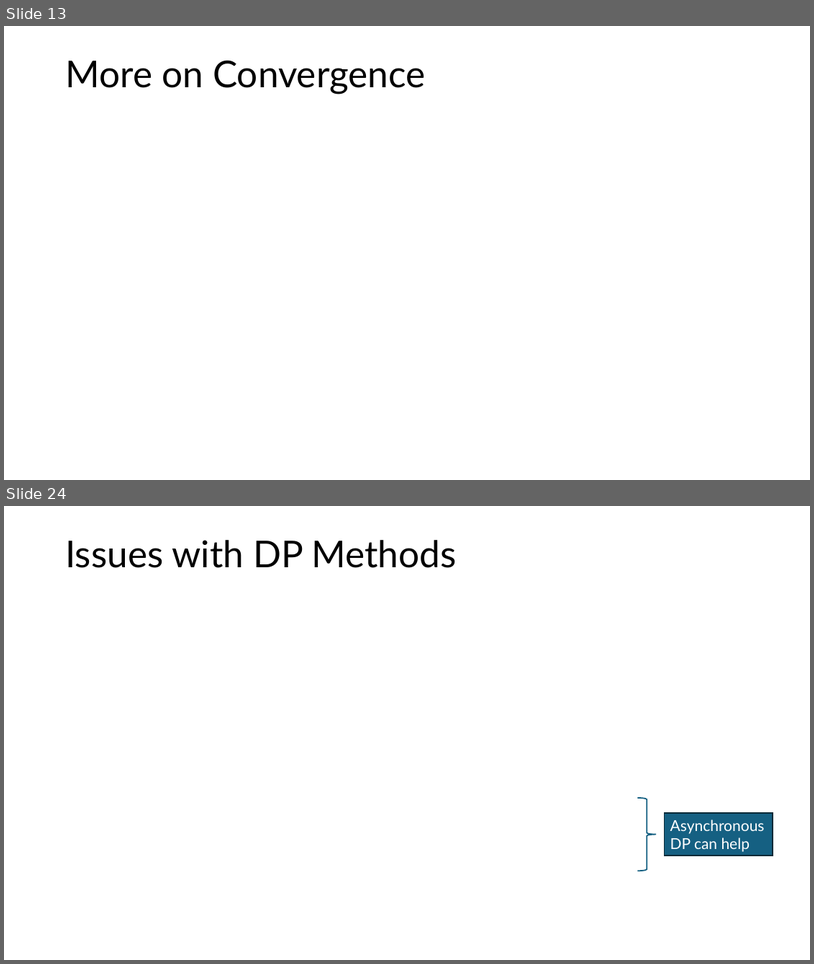
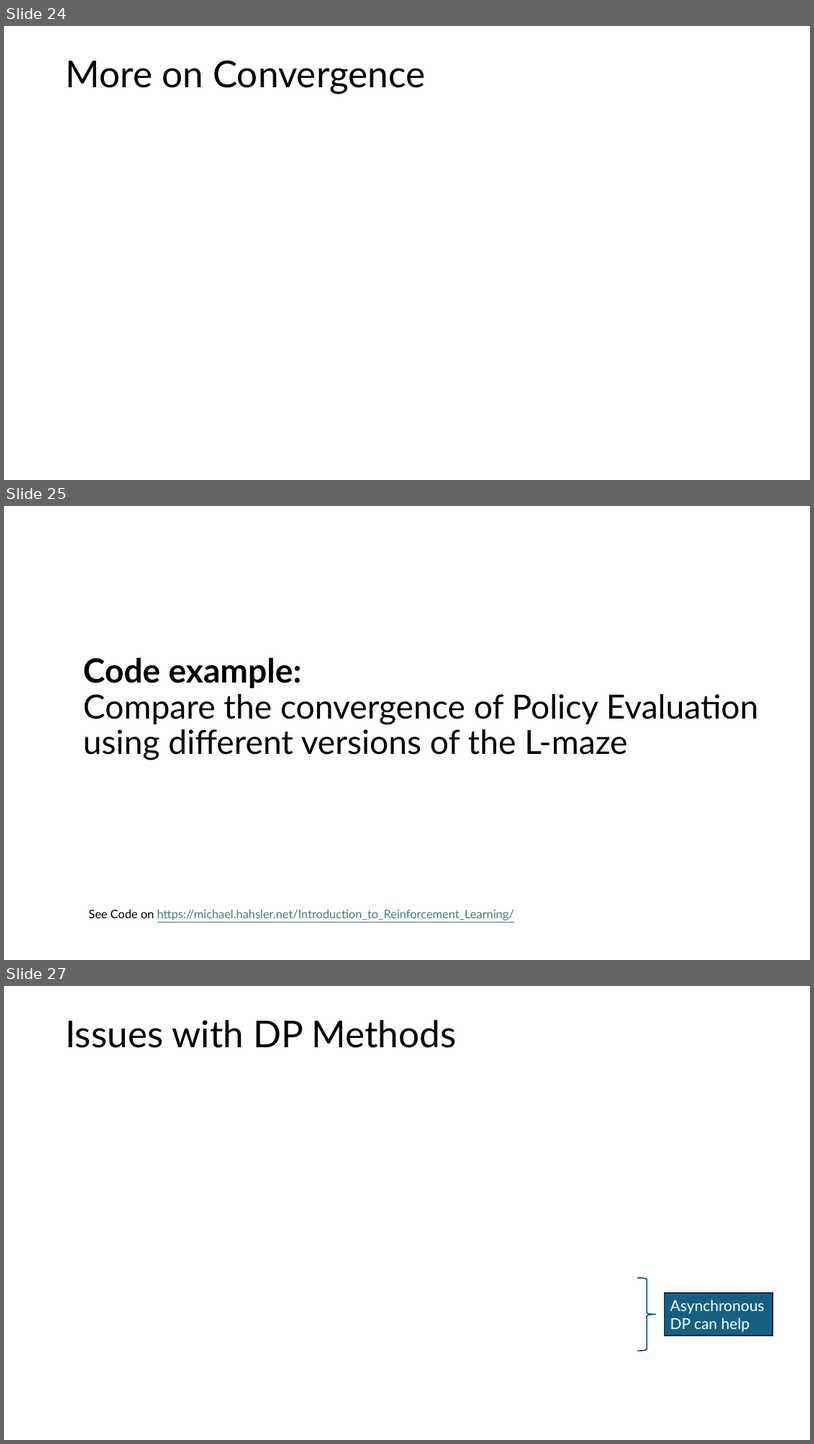
Before and after one commit to mhahsler/Introduction_to_Reinforcement_Learning, a slide deck: slides/Lecture_Chapter04.pptx. Shown one above the other, each under a label of ours: slides 13 and 24 before the commit, slides 24, 25 and 27 after it; the slides between them are not shown. The pictures are 814x964 and 814x1444 pixels, drawn with LibreOffice and Linux fonts; fonts in the diff are those of the drawing; grey boxes stand for pictures. Boxes give left, top, right and bottom in pixels: in the first picture for what was removed or moved away, otherwise in the second. Text is boxed around its words. In the diff, an @@ line names an element or a change of style, - is before the commit and + after.

Commit message:
Added code example slides.

```diff
--- a/slides/Lecture_Chapter04.pptx
+++ b/slides/Lecture_Chapter04.pptx
@@ slide 25 added at bbox=[4, 506, 810, 960], background #FFFFFF @@
@@ title added at bbox=[83, 657, 759, 760], 39.6 pt, text #000000 @@
+Code example:
+Compare the convergence of Policy Evaluation using different versions of the L-maze
@@ text added at bbox=[89, 909, 514, 920], 14 pt, text #467886, underline @@
+See Code on https://michael.hahsler.net/Introduction_to_Reinforcement_Learning/
@@ what was slide 13 is now slide 24 @@
@@ what was slide 24 is now slide 27 @@
```
Also in this commit, not shown: 1 slide changed, 3 other slides added, 1 slide removed, 20 other files.
